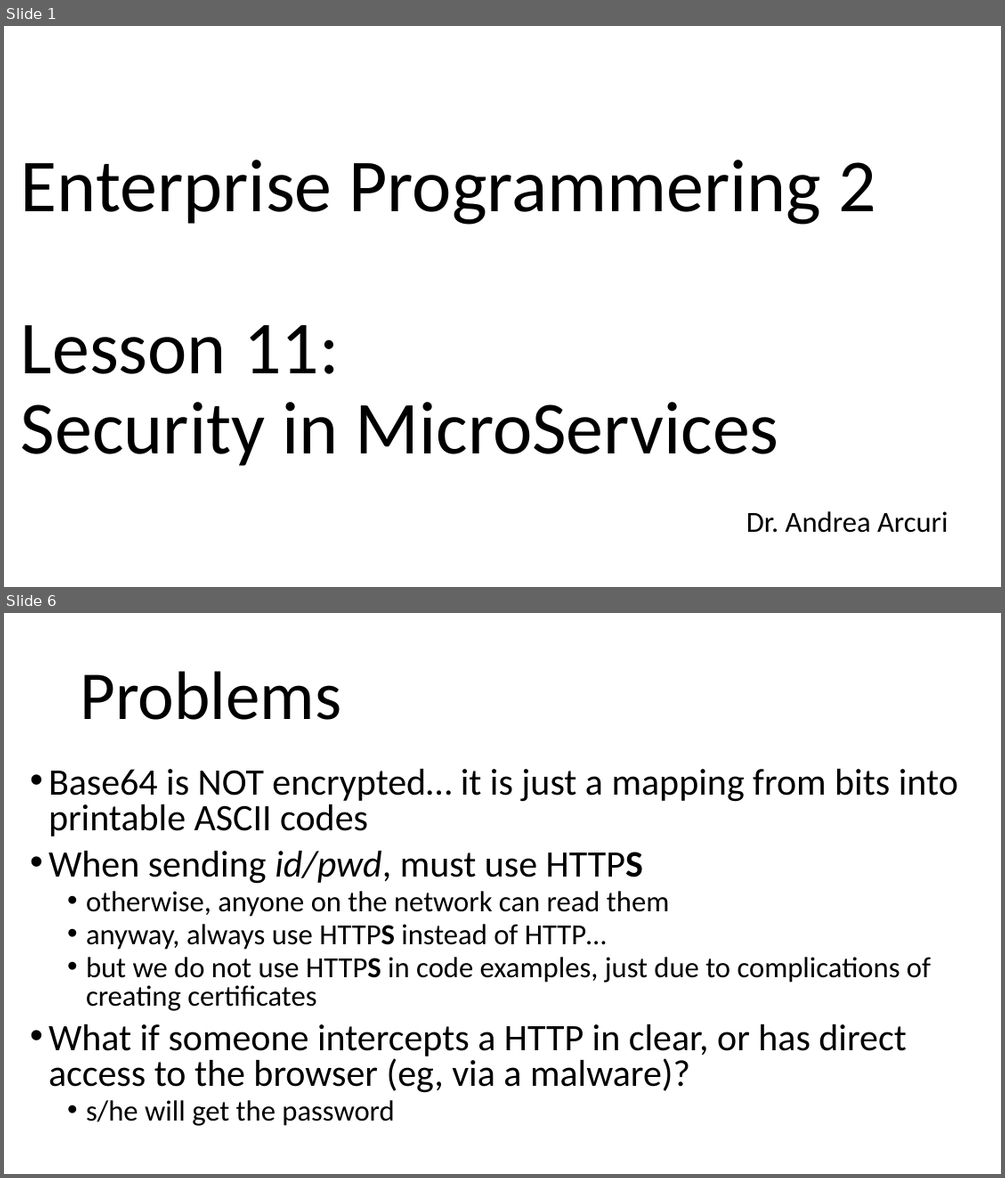
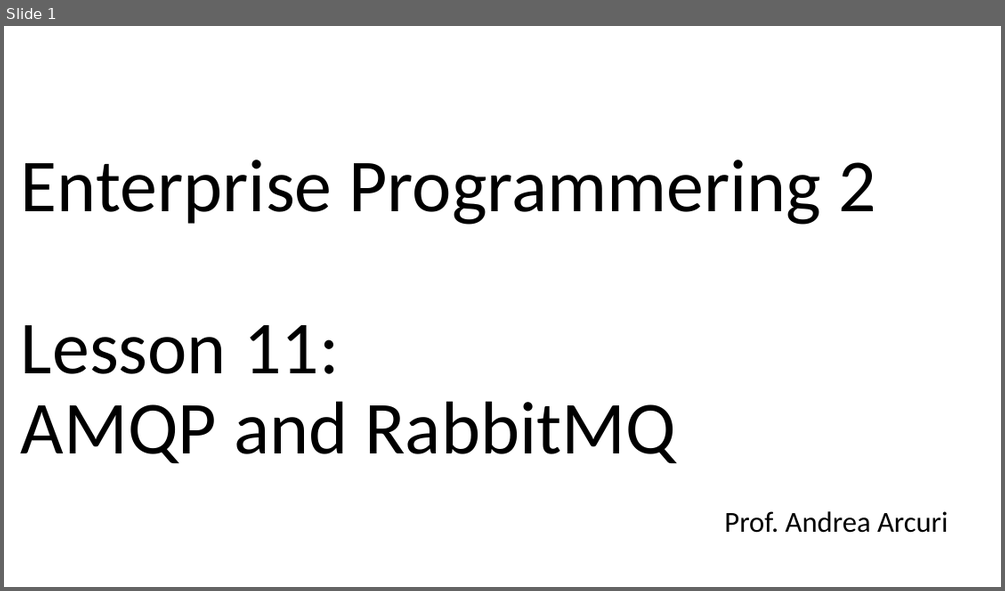
Before and after one commit to arcuri82/testing_security_development_enterprise_systems, a slide deck: doc/advanced/slides/lesson_11.pptx. Shown one above the other, each under a label of ours: slides 1 and 6 before the commit, slide 1 after it; the slides between them are not shown. The pictures are 1005x1178 and 1005x591 pixels, drawn with LibreOffice and Linux fonts; fonts in the diff are those of the drawing. Boxes give left, top, right and bottom in pixels: in the first picture for what was removed or moved away, otherwise in the second. Text is boxed around its words. In the diff, an @@ line names an element or a change of style, - is before the commit and + after.

```diff
--- a/doc/advanced/slides/lesson_11.pptx
+++ b/doc/advanced/slides/lesson_11.pptx
@@ slide 6 removed at (x1=4, y1=613, x2=1001, y2=1174), background #FFFFFF @@
@@ title removed at (x1=80, y1=671, x2=341, y2=720) @@
-Problems
@@ text removed at (x1=48, y1=769, x2=958, y2=1126) @@
-• Base64 is NOT encrypted… it is just a mapping from bits into printable ASCII codes
-• When sending id/pwd, must use HTTPS
-  • otherwise, anyone on the network can read them
-  • anyway, always use HTTPS instead of HTTP…
-  • but we do not use HTTPS in code examples, just due to complications of creating certificates
-• What if someone intercepts a HTTP in clear, or has direct access to the browser (eg, via a malware)?
-  • s/he will get the password
@@ slide 1 changed as well @@
@@ title at (x1=21, y1=160, x2=876, y2=463): text changed @@
-Enterprise Programmering 2
-Lesson 11:
-Security in MicroServices
+Enterprise Programmering 2
+Lesson 11:
+AMQP and RabbitMQ
@@ subtitle at (x1=724, y1=511, x2=948, y2=532): text changed @@
-Dr. Andrea Arcuri
+Prof. Andrea Arcuri
```
Also in this commit, not shown: 2 other slides changed, 7 slides added, 9 other slides removed, 17 other files.
